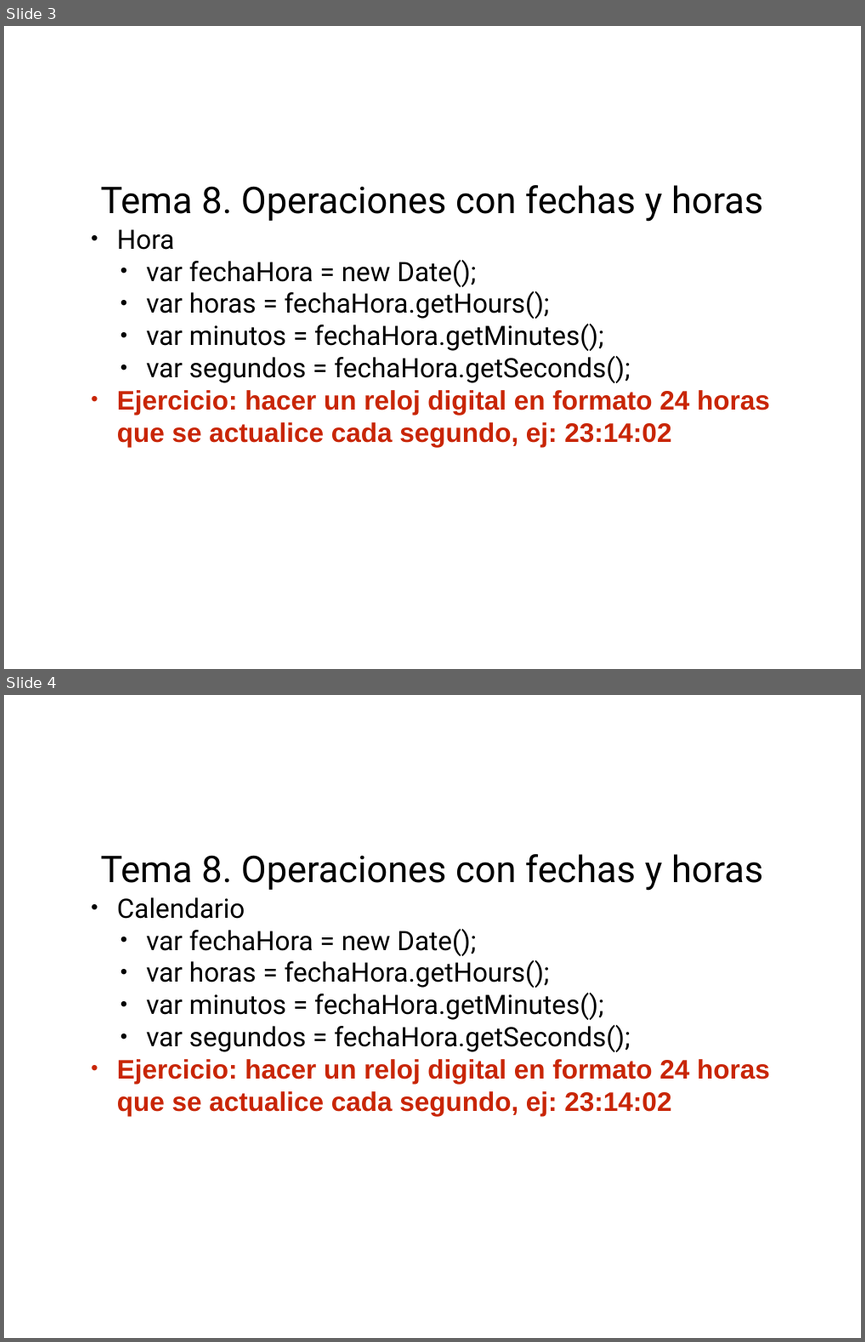
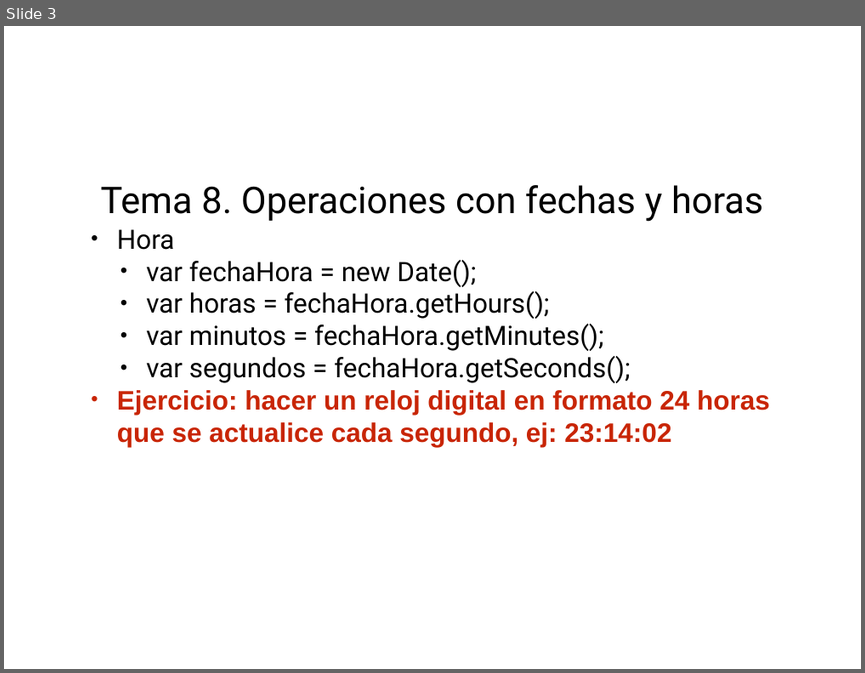
Before and after one commit to fitamix/CursoJS, a slide deck: Tema8/Tema8.ppt. Shown one above the other, each under a label of ours: slides 3 and 4 before the commit, slide 3 after it. The pictures are 865x1342 and 865x673 pixels, drawn with LibreOffice and Linux fonts; fonts in the diff are those of the drawing. Boxes give left, top, right and bottom in pixels: in the first picture for what was removed or moved away, otherwise in the second. Text is boxed around its words. In the diff, an @@ line names an element or a change of style, - is before the commit and + after.

```diff
--- a/Tema8/Tema8.ppt
+++ b/Tema8/Tema8.ppt
@@ slide 4 removed at [4,695,861,1338], background #FFFFFF @@
@@ title removed at [101,854,763,891] @@
-Tema 8. Operaciones con fechas y horas
@@ subtitle removed at [117,897,770,1116] @@
-• Calendario
-  • var fechaHora = new Date();
-  • var horas = fechaHora.getHours();
-  • var minutos = fechaHora.getMinutes();
-  • var segundos = fechaHora.getSeconds();
-• Ejercicio: hacer un reloj digital en formato 24 horas que se actualice cada segundo, ej: 23:14:02
```
Also in this commit, not shown: 1 slide changed, 15 other files.
